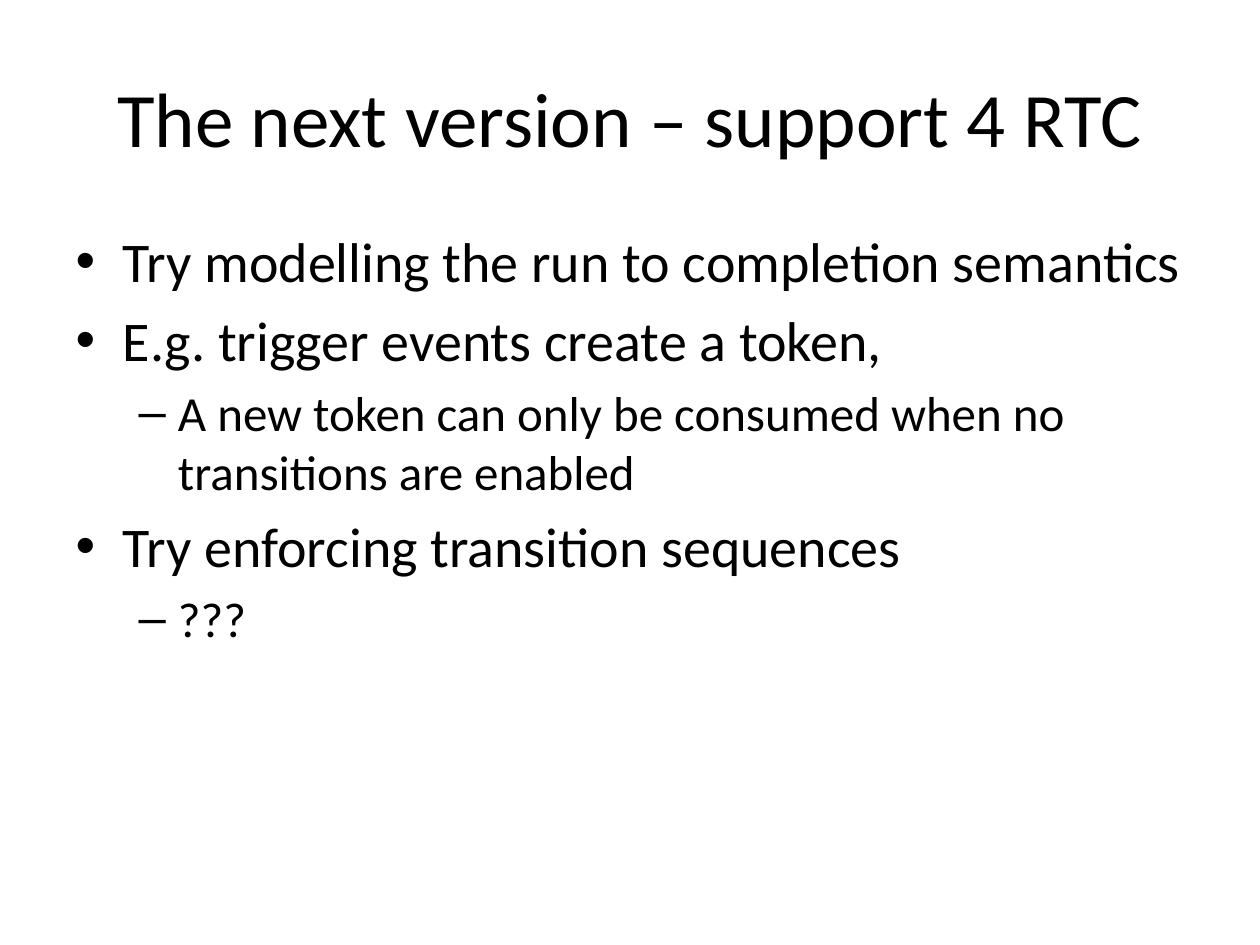
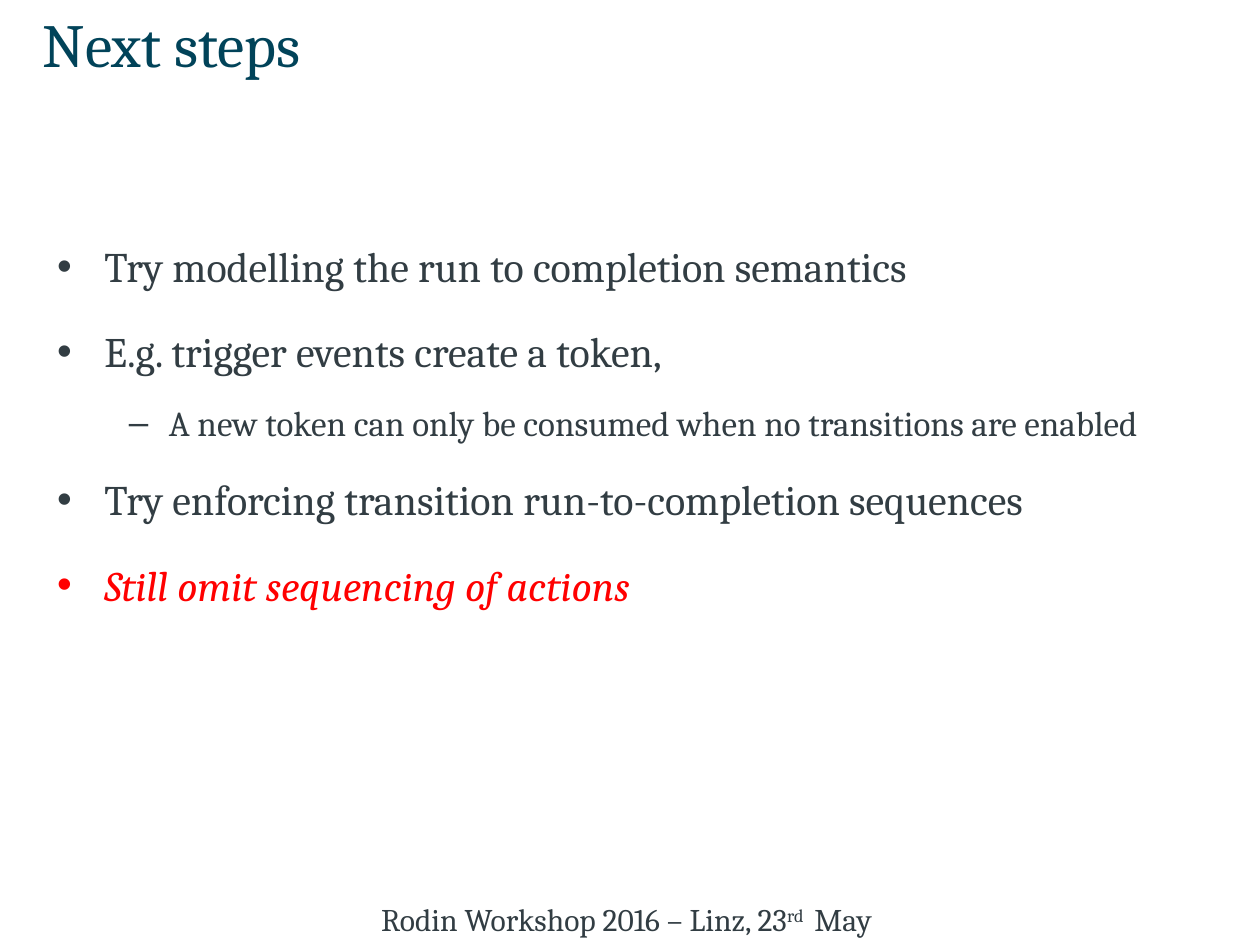
Before and after one commit to kmorris3/rodin_scxml_plugin, a slide deck: slide 15 of manuscripts/RW2016/RodingWS16_SCXML.pptx (slide 12 before the commit). Drawn at 1260x945 pixels with LibreOffice and Linux fonts; fonts in the diff are those of the drawing. Boxes give left, top, right and bottom in pixels: in the first picture for what was removed or moved away, otherwise in the second. Text is boxed around its words. In the diff, an @@ line names an element or a change of style, - is before the commit and + after.

Commit message:
Completed presentation for Rodin Workshop 2016

```diff
--- a/manuscripts/RW2016/RodingWS16_SCXML.pptx
+++ b/manuscripts/RW2016/RodingWS16_SCXML.pptx
@@ title added at [43,26,301,80], 35 pt, text #014359 @@
+Next steps
@@ title removed at [117,93,1141,160] @@
-The next version – support 4 RTC
@@ text "Try modelling the run to ...": place and size @@
-text "Try modelling the run to ..." at [123,243,1180,577]
+text "Try modelling the run to ..." at [104,253,1137,611]
@@ text at [104,253,1137,444]: size 32 to 24 pt in "Try modelling the run to completion semantics", "E.g. trigger events create a token,"; font Calibri to Cambria, text colour #000000 to #323D43 in "Try modelling the run to completion semantics", "E.g. trigger events create a token,", "A new token can only be consumed ..."; size 28 to 20 pt in "A new token can only be consumed ..."; more space between paragraphs; indent changed; line spacing 1 to 0.9 @@
@@ text at [104,485,1023,611]: text changed; size 32 to 24 pt; font Calibri to Cambria; text colour #000000 to #323D43 @@
-• Try enforcing transition sequences
-  – ???
+• Try enforcing transition run-to-completion sequences
+• Still omit sequencing of actions
@@ text added at [381,909,871,938], 18 pt, text #323D43 @@
+Rodin Workshop 2016 – Linz, 23rd May
```
Also in this commit, not shown: 9 other slides changed, 10 slides added, 4 slides removed.
